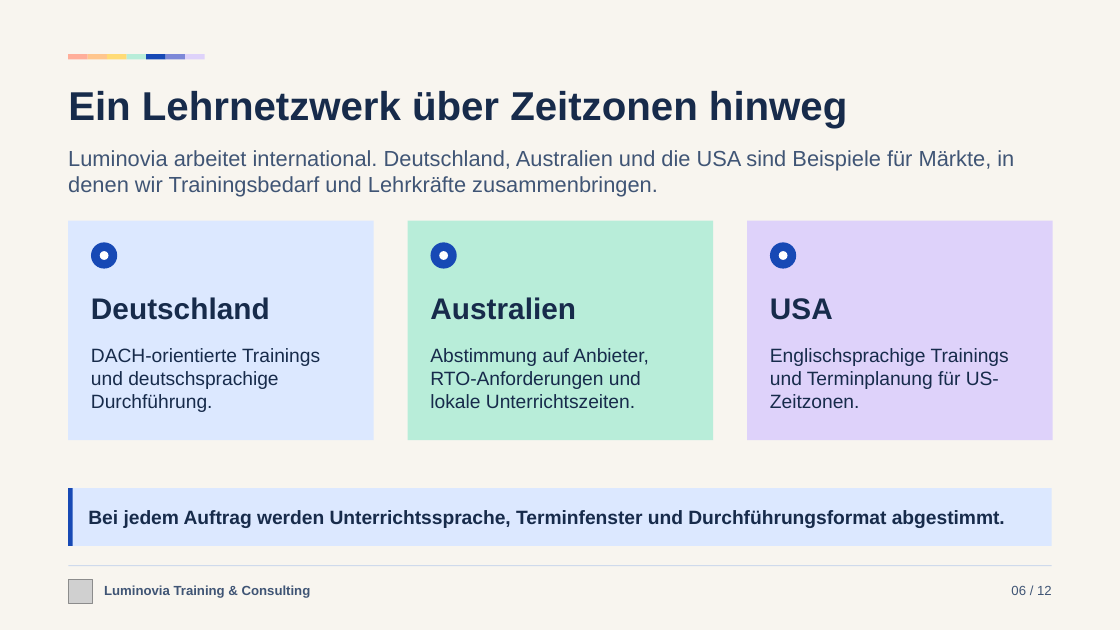
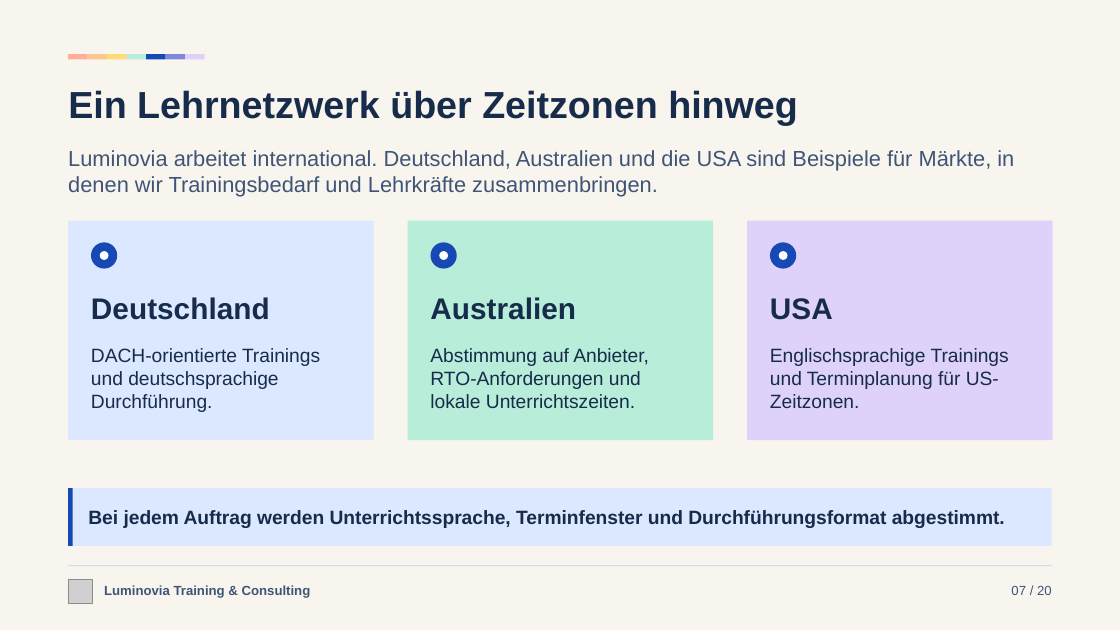
Before and after one commit to Luminovia-Training-Consulting/Luminovia-Management-Tool, a slide deck: slide 7 of docs/sales/luminovia-sales-deck-de.pptx (slide 6 before the commit). Drawn at 1120x630 pixels with LibreOffice and Linux fonts; fonts in the diff are those of the drawing; grey boxes stand for pictures. Boxes give left, top, right and bottom in pixels: in the first picture for what was removed or moved away, otherwise in the second. Text is boxed around its words. In the diff, an @@ line names an element or a change of style, - is before the commit and + after.

```diff
--- a/docs/sales/luminovia-sales-deck-de.pptx
+++ b/docs/sales/luminovia-sales-deck-de.pptx
@@ text "Ein Lehrnetzwerk über Zeitzonen hinweg" at <box>68,90,798,125</box>: size 34.5 to 32.2 pt @@
@@ text at <box>1011,586,1052,595</box>: text changed @@
-06 / 12
+07 / 20
```
Also in this commit, not shown: 11 other slides changed, 8 slides added, 3 other files.
